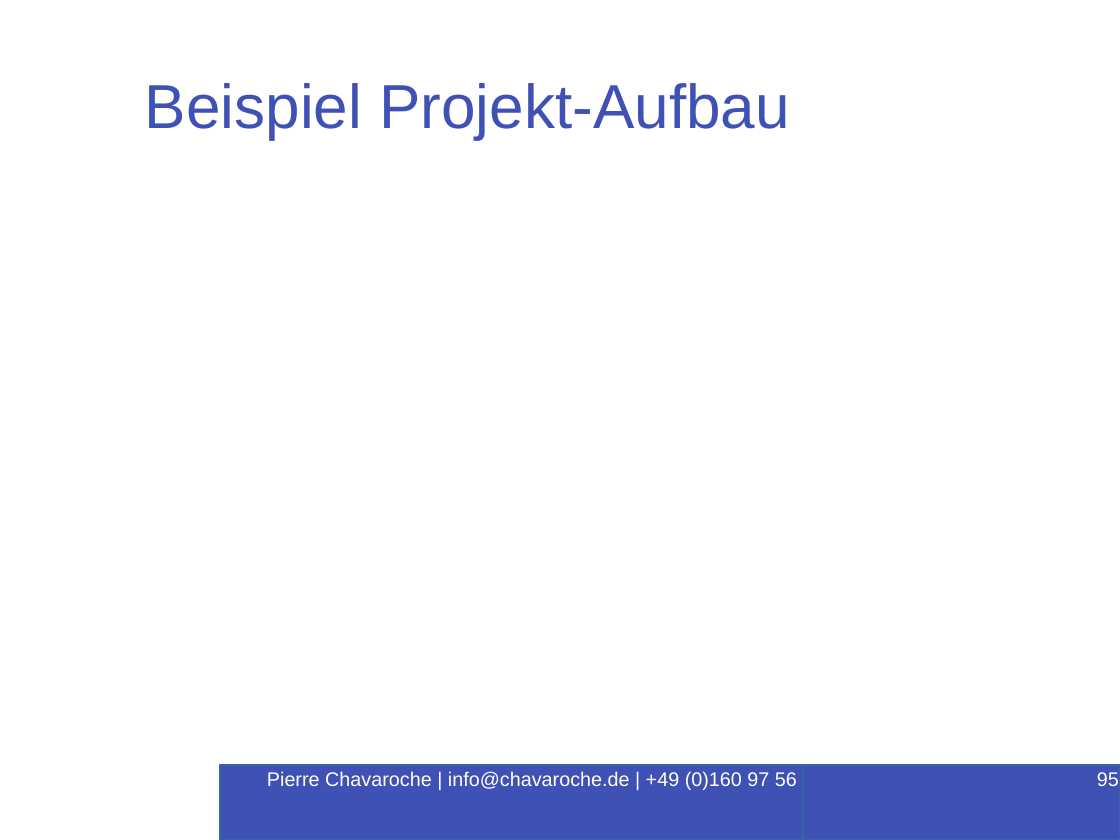
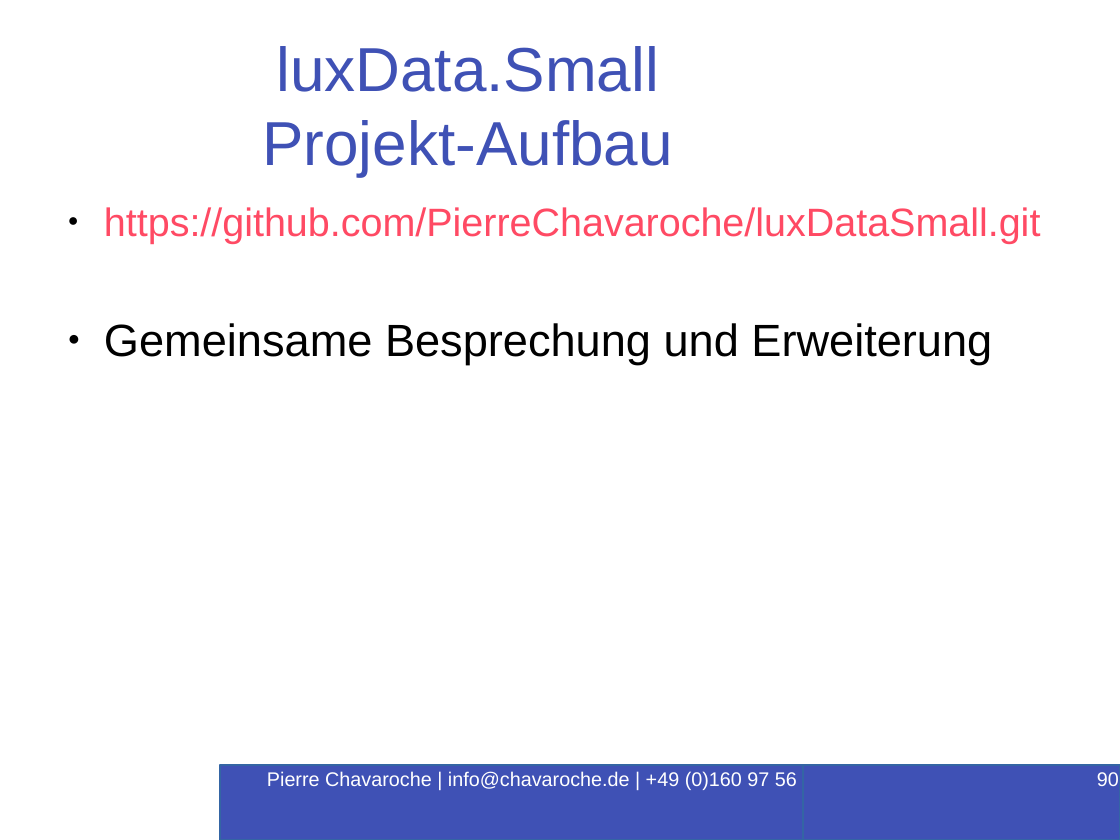
Before and after one commit to PierreChavaroche/workshop-presentation, a slide deck: slide 90 of Angular-RxJS.odp (slide 95 before the commit). Drawn at 1120x840 pixels with LibreOffice and Linux fonts; fonts in the diff are those of the drawing; background and template pictures are left out. Boxes give left, top, right and bottom in pixels: in the first picture for what was removed or moved away, otherwise in the second. Text is boxed around its words. In the diff, an @@ line names an element or a change of style, - is before the commit and + after.

Commit message:
Update

```diff
--- a/Angular-RxJS.odp
+++ b/Angular-RxJS.odp
@@ title at (262,46,672,177): text changed @@
-Beispiel Projekt-Aufbau
+luxData.Small
+Projekt-Aufbau
@@ text added at (104,207,1040,365), 28 pt, text #FF4A64 @@
+● https://github.com/PierreChavaroche/luxDataSmall.git
+● Gemeinsame Besprechung und Erweiterung
@@ page number at (1097,772,1119,786): text changed @@
-95
+90
```
Also in this commit, not shown: 1 slide added.
